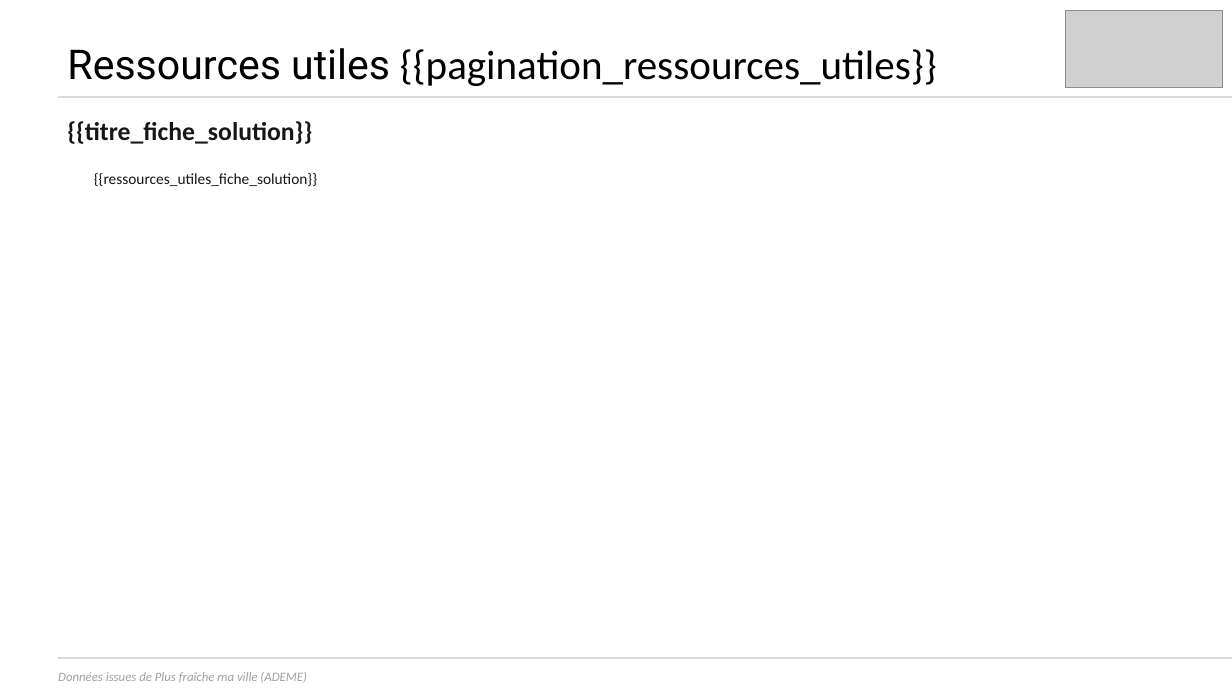
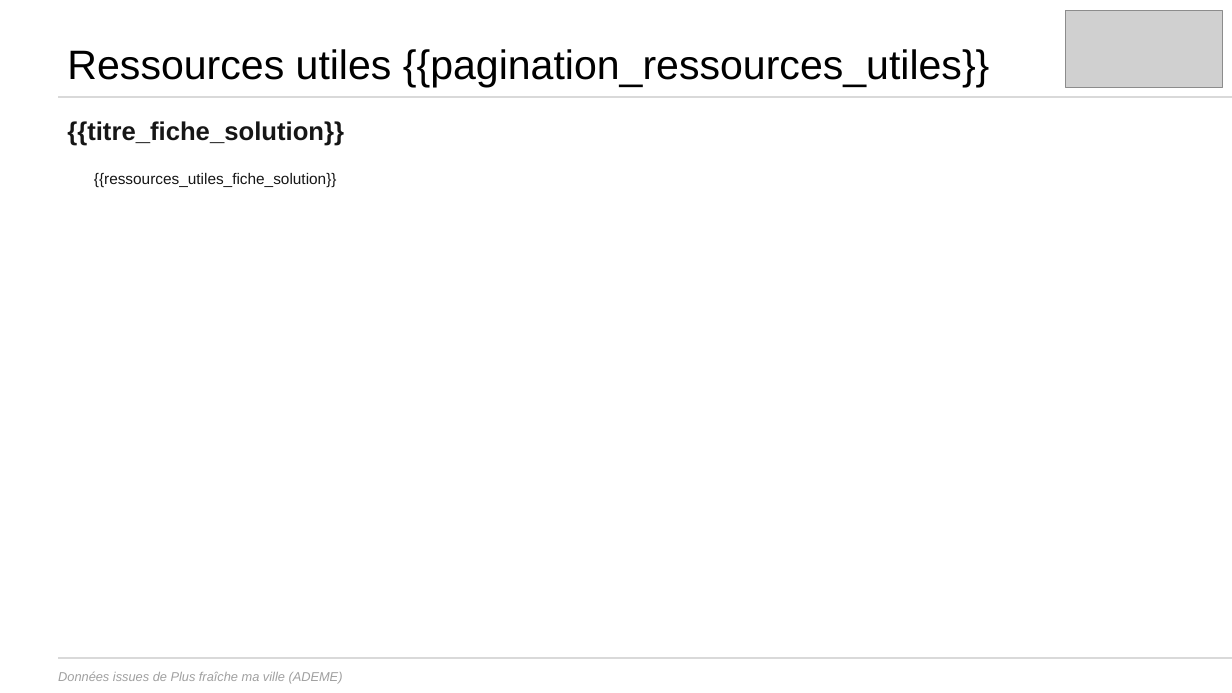
Before and after one commit to incubateur-ademe/plusfraichemaville-site, a slide deck: slide 8 of public/templates/template_synthese_projet.pptx. Drawn at 1232x693 pixels with LibreOffice and Linux fonts; fonts in the diff are those of the drawing; grey boxes stand for pictures. Boxes give left, top, right and bottom in pixels: in the first picture for what was removed or moved away, otherwise in the second. Text is boxed around its words. In the diff, an @@ line names an element or a change of style, - is before the commit and + after.

```diff
--- a/public/templates/template_synthese_projet.pptx
+++ b/public/templates/template_synthese_projet.pptx
@@ title "Ressources utiles {{pagination_ressources_utiles}}" at [67, 49, 990, 87]: font Roboto to Arial in "Ressources utiles"; font Calibri to Arial in "{{pagination_ressources_utiles}}" @@
@@ font Calibri to Arial in 3 elements at [67, 121, 344, 146], [58, 672, 343, 683], [94, 173, 337, 187] @@
```
Also in this commit, not shown: 7 other slides changed.
